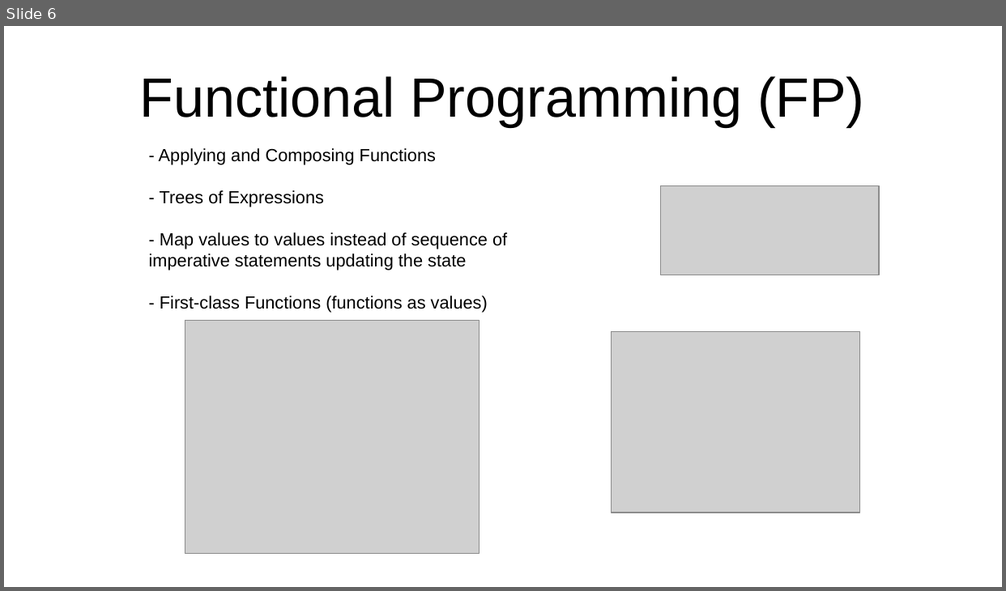
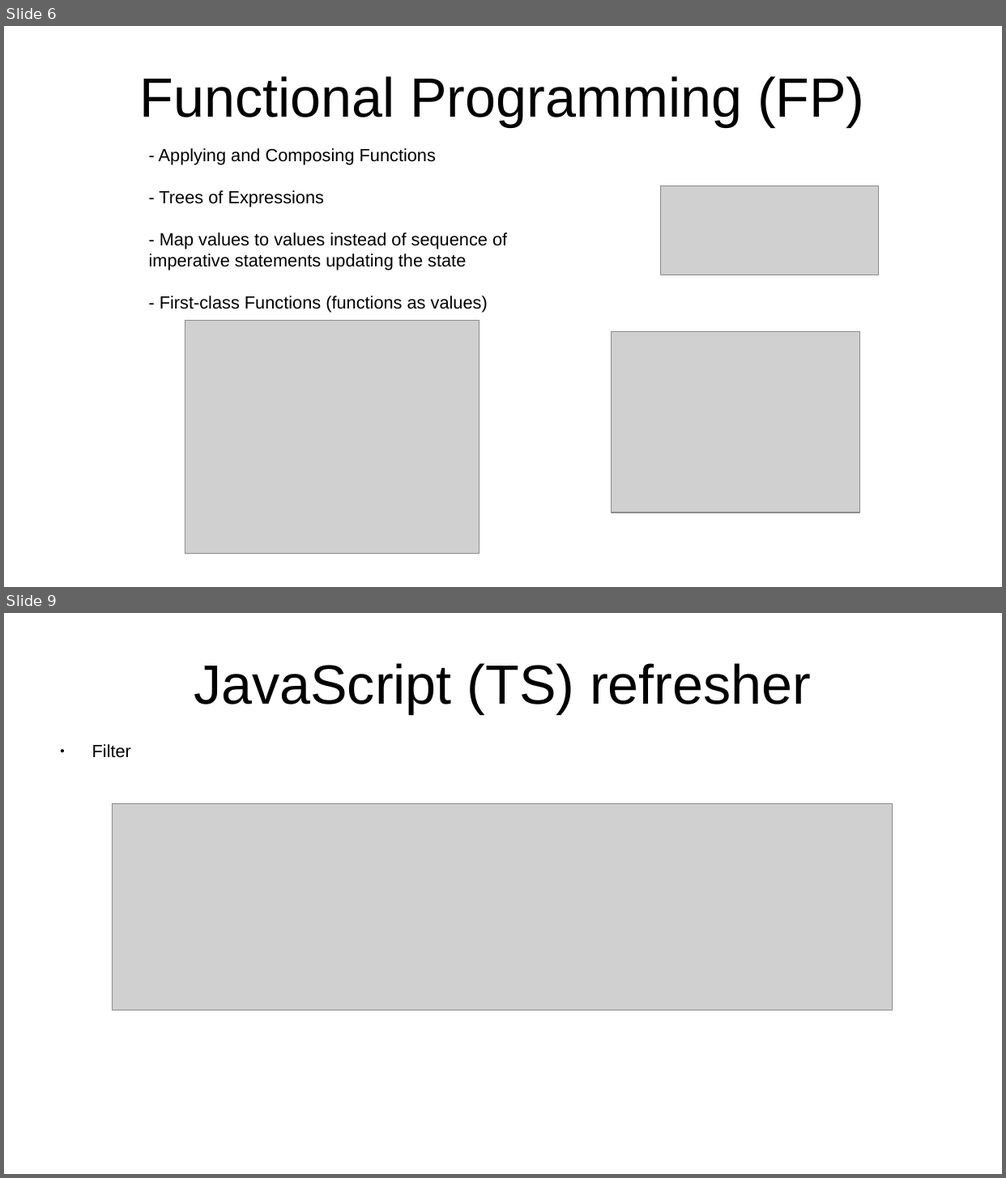
Before and after one commit to marcus-yeagle/react-tutorial, a slide deck: React 101.pptx. Shown one above the other, each under a label of ours: slide 6 before the commit, slides 6 and 9 after it; the slides between them are not shown. The pictures are 1006x591 and 1006x1178 pixels, drawn with LibreOffice and Linux fonts; fonts in the diff are those of the drawing; grey boxes stand for pictures. Boxes give left, top, right and bottom in pixels: in the first picture for what was removed or moved away, otherwise in the second. Text is boxed around its words. In the diff, an @@ line names an element or a change of style, - is before the commit and + after.

```diff
--- a/React 101.pptx
+++ b/React 101.pptx
@@ slide 9 added at [4,613,1002,1174], background #FFFFFF @@
@@ title added at [194,663,811,714], 44 pt, text #000000 @@
+JavaScript (TS) refresher
@@ text added at [92,744,131,758], 14 pt, text #000000 @@
+● Filter
@@ picture added at [112,804,893,1011] @@
```
Also in this commit, not shown: 2 other slides added, 2 other files.
